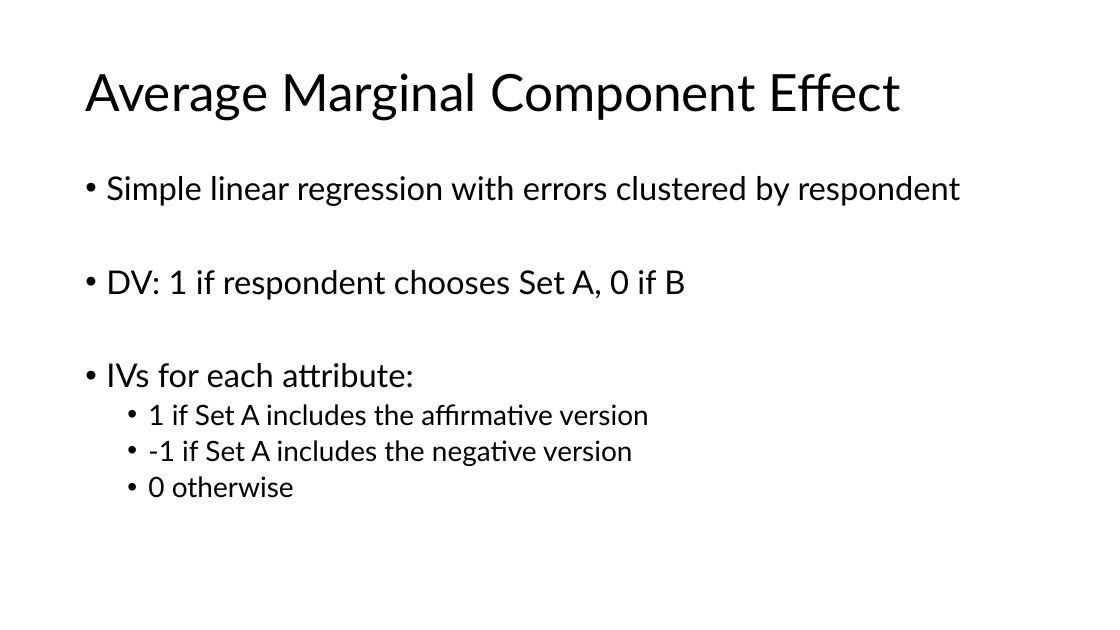
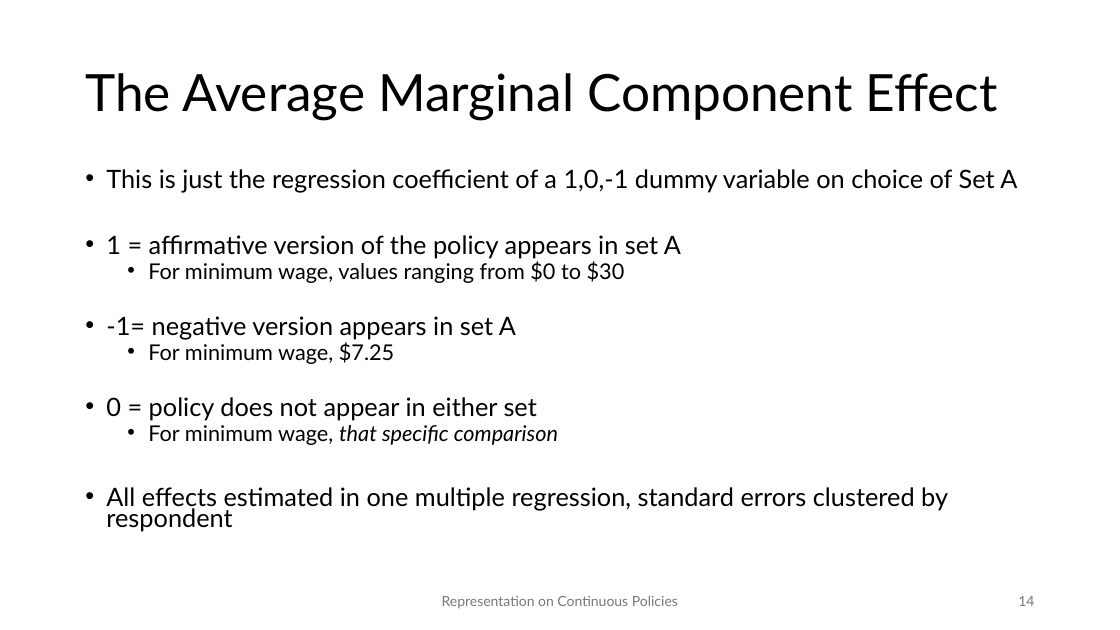
Before and after one commit to ctausanovitch/ctausanovitch.github.io, a slide deck: slide 14 of minwage.pptx (slide 6 before the commit). Drawn at 1120x630 pixels with LibreOffice and Linux fonts; fonts in the diff are those of the drawing. Boxes give left, top, right and bottom in pixels: in the first picture for what was removed or moved away, otherwise in the second. Text is boxed around its words. In the diff, an @@ line names an element or a change of style, - is before the commit and + after.

```diff
--- a/minwage.pptx
+++ b/minwage.pptx
@@ title at [85, 73, 998, 120]: text changed @@
-Average Marginal Component Effect
+The Average Marginal Component Effect
@@ text at [106, 169, 1017, 532]: text changed; size 28 to 21.7 pt @@
-• Simple linear regression with errors clustered by respondent
-• DV: 1 if respondent chooses Set A, 0 if B
-• IVs for each attribute:
-  • 1 if Set A includes the affirmative version
-  • -1 if Set A includes the negative version
-  • 0 otherwise
+• This is just the regression coefficient of a 1,0,-1 dummy variable on choice of Set A
+• 1 = affirmative version of the policy appears in set A
+  • For minimum wage, values ranging from $0 to $30
+• -1= negative version appears in set A
+  • For minimum wage, $7.25
+• 0 = policy does not appear in either set
+  • For minimum wage, that specific comparison
+• All effects estimated in one multiple regression, standard errors clustered by respondent
@@ text added at [442, 595, 678, 609], 12 pt, text #797979 @@
+Representation on Continuous Policies
@@ page number added at [1018, 596, 1034, 606], 12 pt, text #797979 @@
+14
```
Also in this commit, not shown: 1 other slide changed, 36 slides added, 17 slides removed, 1 other file.
